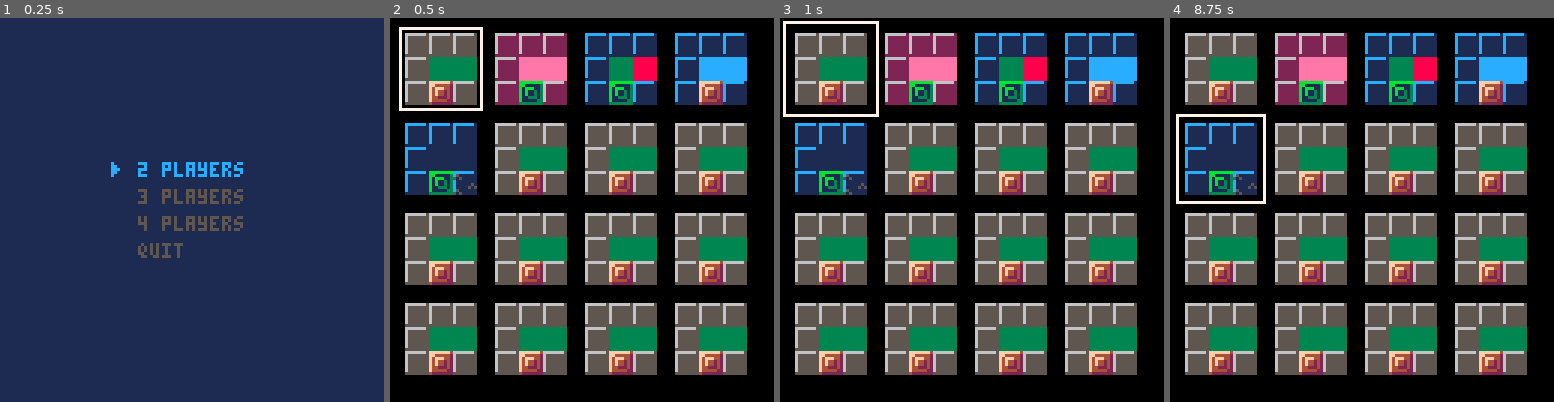
Above: before the commit, frames 1-4 (left to right).
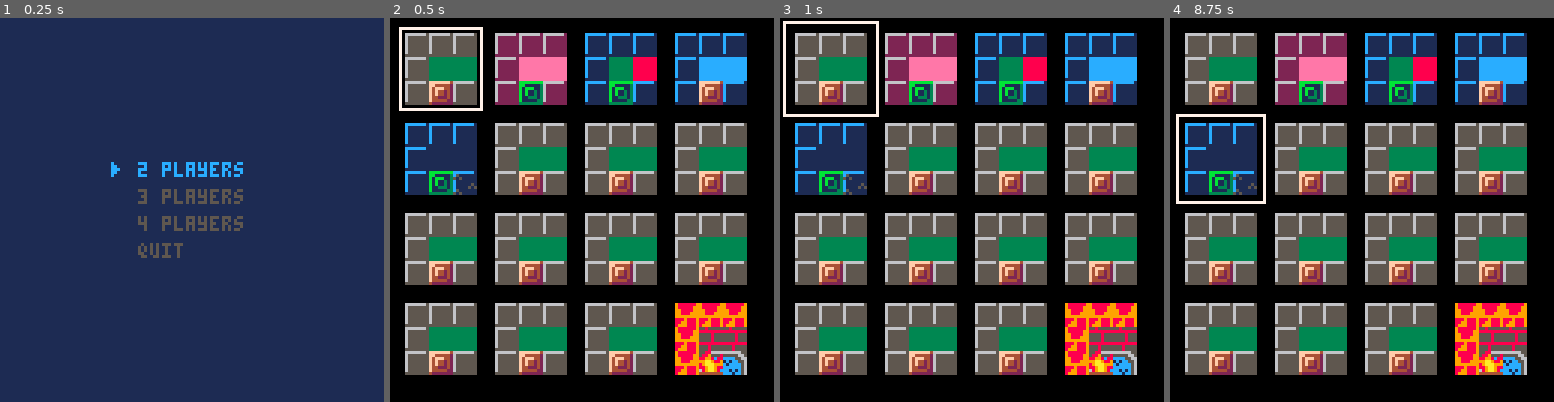
Above: after the commit, the same moments.

Repository: sdegutis/shepherdgame.com
Game: PICO-8 cartridge bomberman.p8
Two runs of this game, one before a commit and one after it. Both use one fixed random seed, a clock stepped at 60 frames per second and the inputs below.
Inputs:
- Up to frame 1 (0.25 s): no input
- Up to frame 2 (0.5 s): tap X (X key) at 0.33 s
- Up to frame 3 (1 s): no input
- Up to frame 4 (8.75 s): tap X (X key) at 1.07, 1.85, 2.97, 4.08, 5.2, 6.32, 7.43, 8.55 s; hold Right 1.6-2.1 s; hold Up 2.15-2.42 s; hold Right 2.47-3.03 s; hold Left 3.08-3.58 s; hold Down 3.63-3.97 s; hold Right 4.02-4.68 s; hold Up 4.73-5.03 s; hold Left 5.08-5.68 s; hold Down 5.73-6.03 s; hold Right 6.08-6.58 s; hold Right 6.63-7.13 s; hold Up 7.18-7.45 s; hold Right 7.5-8.07 s; hold Left 8.12-8.62 s; hold Down from 8.67 s (still down)

Frame 1 is identical in both runs. In frame 2, 3.4% of the frame differs, in the area x 74-93%, y 74-93%; in frame 3, 3.4%; in frame 4, 3.4%.

Commit message:
Abbey's new level

Diff:
--- a/bomberman.p8
+++ b/bomberman.p8
@@ -1043,7 +1043,7 @@
 
 
 __gff__
-0000000000000000000000000000000000000000000000000000010101000000000000000000000000000000000000000000000000000000000000000000000000000000000000000000000000000000000000000000000000000000000000000000000000000000000000000000000000000000000000000000000000000000
+0000000000000000000000000000000000000000000000000000010101000000000000000000000000000000000000000000000000000000000000000000000000000000000000000000000000000000000002000000000000000000000000000000000000000000000000000000000000000000000000000000000000000000
 0000000000000000000000000000000000000000000000000000000000000000000000000000000000000000000000000000000000000000000000000000000000000000000000000000000000000000000000000000000000000000000000000000000000000000000000000000000000000000000000000000000000000000
 __map__
 1a1a1a1a1a1a1a1a1a1a1a1a1a1a1a2a1c1c1c1c1c1c1c1c1c1c1c1c1c1c1c2b1b1b1b1b1b1b1b1b1b1b1b1b1b1b1b2b1b1b1b1b1b1b1b1b1b1b1b1b1b1b1b2a00000000000000000000000000000000000000000000000000000000000000000000000000000000000000000000000000000000000000000000000000000000
Not shown, changed: 31 lines of the sprite sheet (__gfx__) section of bomberman.p8
